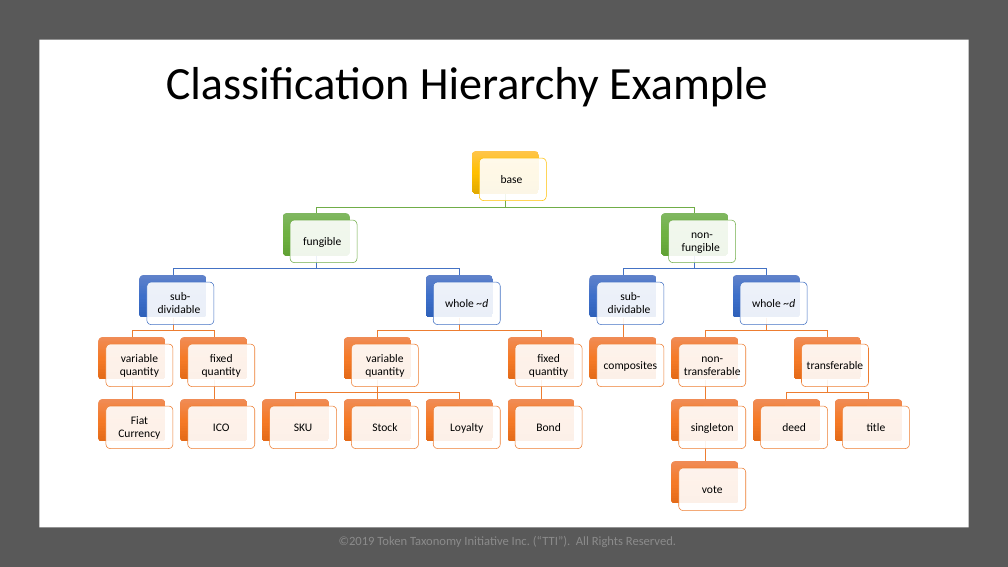
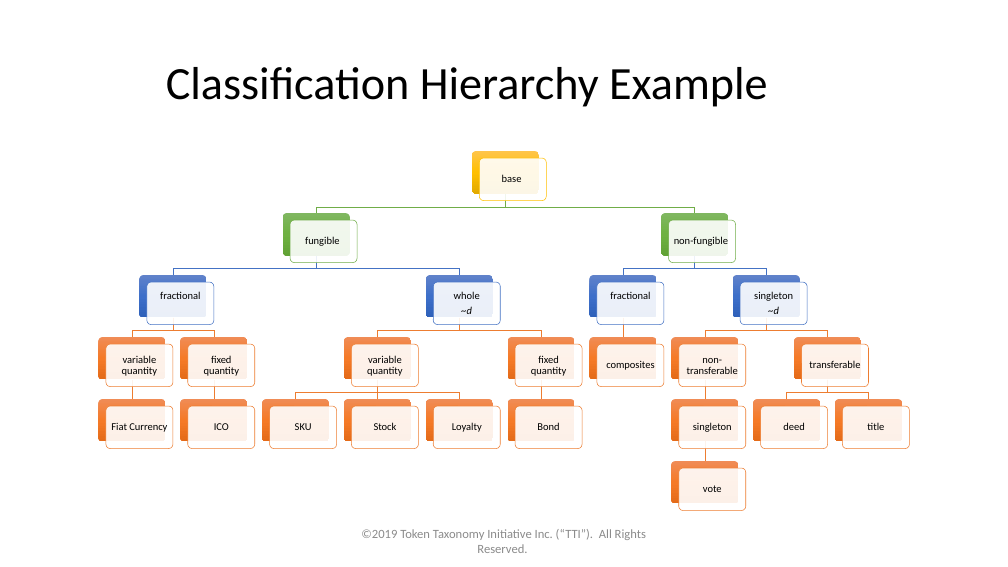
Before and after one commit to vipinsun/TokenTaxonomyFramework-pub, a slide deck: slide 24 of presentations/TTF-Presentation.pptx. Drawn at 1008x567 pixels with LibreOffice and Linux fonts; fonts in the diff are those of the drawing. Boxes give left, top, right and bottom in pixels: in the first picture for what was removed or moved away, otherwise in the second. Text is boxed around its words. In the diff, an @@ line names an element or a change of style, - is before the commit and + after.

Commit message:
Refactoring Model
Adding classification and Token Template calculation and validation.  Moving model out of artifacts folder and Artifact from the Token Template.

```diff
--- a/presentations/TTF-Presentation.pptx
+++ b/presentations/TTF-Presentation.pptx
@@ rectangle removed at bbox=[0, 0, 1008, 567] @@
@@ rectangle removed at bbox=[39, 40, 969, 528] @@
@@ text at bbox=[160, 291, 200, 299]: text changed; size 11 to 10 pt @@
-sub-dividable
+fractional
@@ text at bbox=[454, 291, 480, 314]: text changed; size 11 to 10 pt @@
-whole ~d
+whole
+~d
@@ text at bbox=[610, 291, 650, 299]: text changed; size 11 to 10 pt @@
-sub-dividable
+fractional
@@ text at bbox=[754, 291, 793, 314]: text changed; size 11 to 10 pt @@
-whole ~d
+singleton
+~d
@@ size 11 to 10 pt in 20 elements at bbox=[502, 174, 522, 182], bbox=[305, 236, 340, 246], bbox=[122, 355, 157, 376], bbox=[111, 423, 167, 432], bbox=[204, 356, 239, 376], bbox=[214, 423, 229, 430], bbox=[367, 355, 402, 376], bbox=[295, 423, 312, 430], bbox=[374, 422, 397, 430], bbox=[452, 422, 482, 432], bbox=[531, 355, 566, 376], bbox=[537, 422, 559, 430], bbox=[674, 236, 728, 246], bbox=[606, 361, 654, 370], bbox=[687, 358, 738, 374], bbox=[693, 422, 732, 432], bbox=[703, 485, 722, 492], bbox=[809, 360, 860, 368], bbox=[783, 422, 804, 430], bbox=[867, 423, 884, 430] @@
@@ text "©2019 Token Taxonomy Initiative Inc. ..." rewrapped from bbox=[339, 536, 676, 546] to bbox=[361, 529, 646, 553] @@
```
Also in this commit, not shown: 23 other slides changed, 19 other files.
